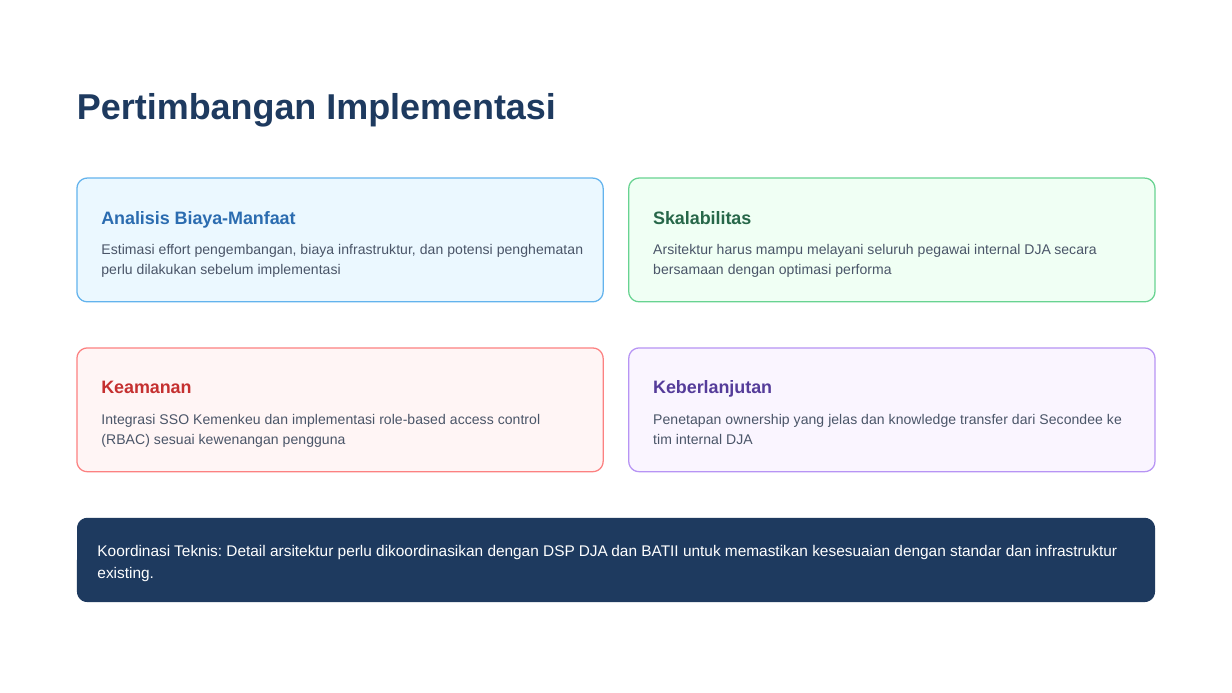
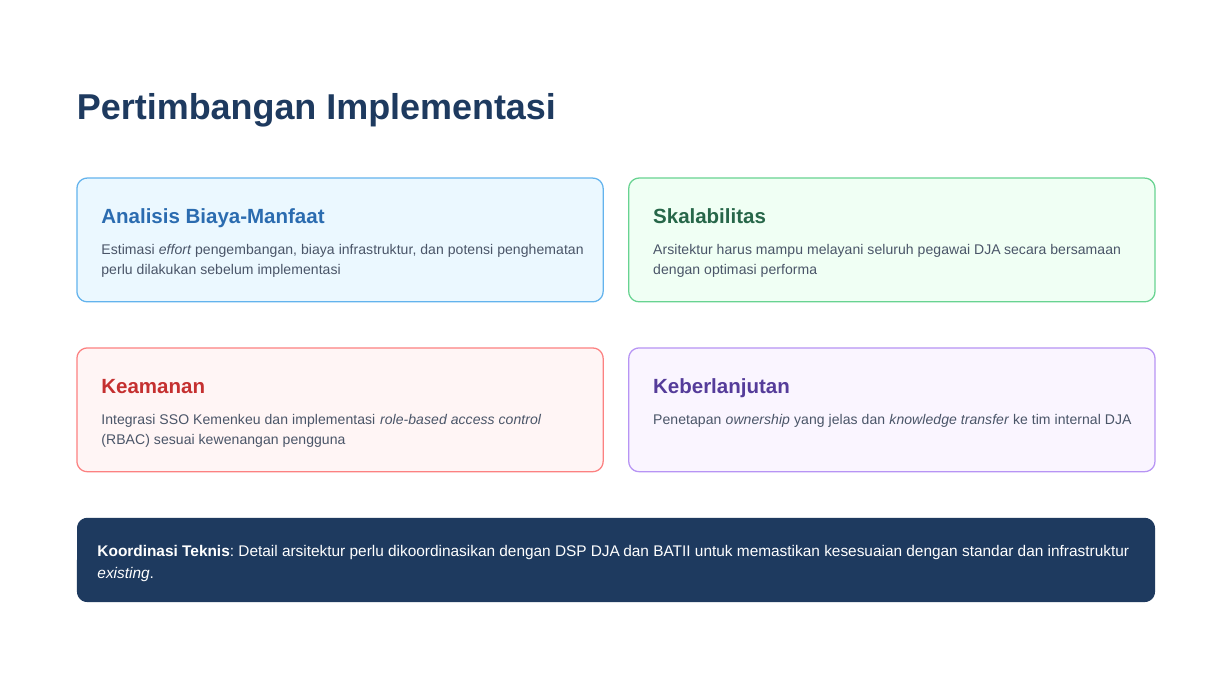
Before and after one commit to tubankum3/dashanggaran, a slide deck: slide 15 of Presentasi_Program Deliverables_Secondment pada Abid PMK DJA.pptx (slide 19 before the commit). Drawn at 1232x693 pixels with LibreOffice and Linux fonts; fonts in the diff are those of the drawing. Boxes give left, top, right and bottom in pixels: in the first picture for what was removed or moved away, otherwise in the second. Text is boxed around its words. In the diff, an @@ line names an element or a change of style, - is before the commit and + after.

```diff
--- a/Presentasi_Program Deliverables_Secondment pada Abid PMK DJA.pptx
+++ b/Presentasi_Program Deliverables_Secondment pada Abid PMK DJA.pptx
@@ text "Estimasi effort pengembangan, biaya infrastruktur, ..." at (101, 244, 583, 277): italic on in "effort" @@
@@ text at (653, 244, 1121, 277): text changed @@
-Arsitektur harus mampu melayani seluruh pegawai internal DJA secara bersamaan dengan optimasi performa
+Arsitektur harus mampu melayani seluruh pegawai DJA secara bersamaan dengan optimasi performa
@@ size 10.5 to 12 pt in 4 elements at (101, 208, 325, 228), (653, 208, 766, 223), (101, 379, 205, 393), (653, 378, 790, 398) @@
@@ text "Integrasi SSO Kemenkeu dan implementasi ..." at (101, 414, 541, 447): italic on in "role-based access control" @@
@@ text at (653, 414, 1132, 427): text changed @@
-Penetapan ownership yang jelas dan knowledge transfer dari Secondee ke tim internal DJA
+Penetapan ownership yang jelas dan knowledge transfer ke tim internal DJA
@@ text "Koordinasi Teknis: Detail arsitektur perlu ..." at (97, 544, 1129, 581): bold on in "Koordinasi Teknis:"; italic on in "existing." @@
```
Also in this commit, not shown: 12 other slides changed, 4 slides removed, 2 other files.
